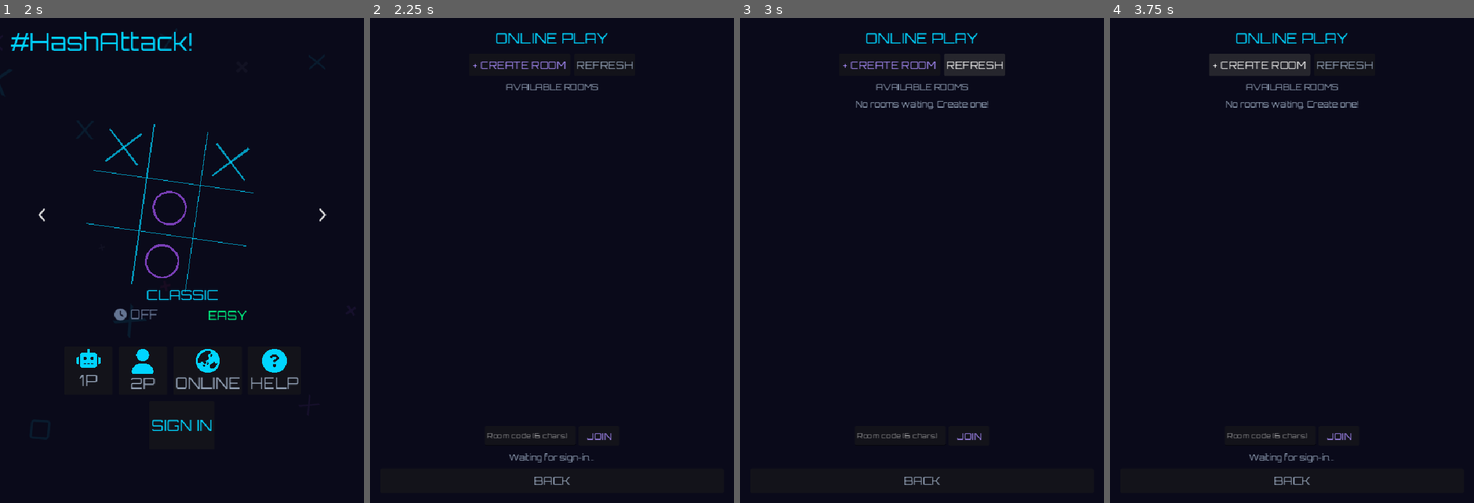
Above: before the commit, frames 1-4 (left to right).
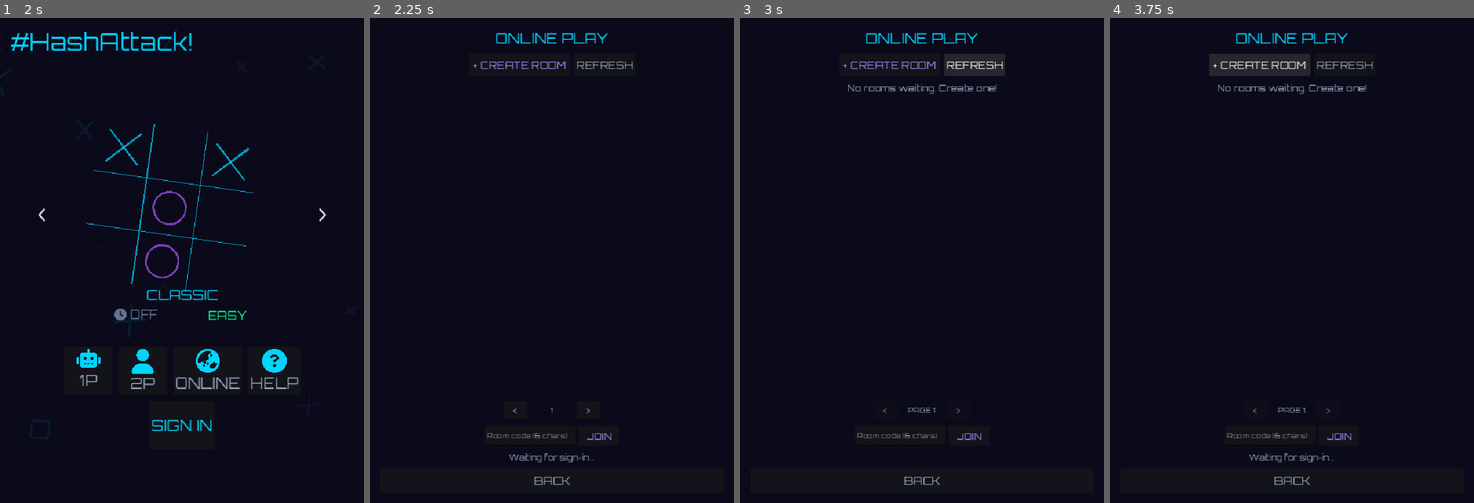
Above: after the commit, the same moments.

Repository: weilies/nexus-arcade
Game: Godot game, scene res://scenes/MainMenu.tscn
Same seed, same stepped clock (60 frames per second), same inputs: the game is played once before the commit and once after it.
Inputs:
- Up to frame 1 (2 s): click "2P" at 0.5 s; click "Home" at 1.25 s
- Up to frame 2 (2.25 s): click "ONLINE" at 2 s
- Up to frame 3 (3 s): click "REFRESH" at 2.75 s
- Up to frame 4 (3.75 s): click "+ CREATE ROOM" at 3.5 s

Frame 1 is identical in both runs. In frame 2, 0.2% of the frame differs, in the area x 37-63%, y 13-82%; in frame 3, 0.6%, in the area x 29-71%, y 13-82%; in frame 4, 0.6%.

Commit message:
feat(hashattack): online polish — POV game-over, finished-room cleanup, lobby UX
GameOver:
- Online/VS_AI now renders from viewer perspective: "YOU WIN!" if you won,
  "<opponent_name> WINS!" otherwise. No separate lose screen. Local 2P still
  uses mark-based labels since both players share the device.

GameBoard:
- Fetches opponent username from public.users via host_id/guest_id on entry
  (polls until both sides present); passes name + own mark into GameOver.
- On game over in ONLINE mode, marks game_rooms.status = 'finished' so the
  room drops out of the lobby list and can't be rejoined as if open.

OnlineLobby:
- Auto-refresh list every 10s (skipped while a modal is open).
- Pagination: 10 rows per page with < / > controls; next disabled when current
  page returns fewer than PAGE_SIZE.
- Removed "AVAILABLE ROOMS" section title, removed per-row SHARE button and
  room_code line (creator still gets SHARE in the WAITING overlay). Bumped row
  fonts ~10% for mobile legibility.
- list_waiting_rooms_async accepts limit + offset.

Co-Authored-By: Claude Sonnet 4.6 (1M context) <noreply@anthropic.com>

Diff:
--- a/games/hashattack/scenes/GameBoard.gd
+++ b/games/hashattack/scenes/GameBoard.gd
@@ -34,6 +34,7 @@
 var _online_waiting: bool = false
 var _waiting_overlay: Control = null
 var _concede_modal: Control = null
+var _opponent_name: String = ""
 var _turn_timer: TurnTimer
 var _bridge: PortalBridge
 var _game_over_fired: bool = false
@@ -182,6 +183,7 @@
 		if _is_host:
 			_show_waiting_overlay()
 			_start_waiting_poll()
+		_fetch_opponent_name()
 	elif Globals.timer_seconds > 0:
 		# VS_AI and LOCAL: start timer immediately (player moves first or AI goes first)
 		_turn_timer.set_duration(Globals.timer_seconds)
@@ -620,6 +622,20 @@
 	btn_share.custom_minimum_size = Vector2(160, 42)
 	btn_share.pressed.connect(_share_room)
 	vb.add_child(btn_share)
+
+func _fetch_opponent_name() -> void:
+	# Poll room until both host_id + guest_id present, then resolve username.
+	while is_inside_tree() and _opponent_name == "":
+		var room: Dictionary = await RoomManager.fetch_room_by_id_async(_supabase_ref, _room_id)
+		if not room.is_empty():
+			var opp_id := str(room.get("guest_id", "")) if _is_host else str(room.get("host_id", ""))
+			if opp_id != "":
+				var raw: Array = await _supabase_ref._async_get(
+					"/rest/v1/users?id=eq.%s&select=username" % opp_id)
+				if raw[0] == 200 and raw[1] is Array and not raw[1].is_empty():
+					_opponent_name = str(raw[1][0].get("username", ""))
+					return
+		await get_tree().create_timer(2.0).timeout
 
 func _hide_waiting_overlay() -> void:
 	if _waiting_overlay:
@@ -1206,7 +1222,14 @@
 				"p_game_mode": Globals.current_game_mode
 			})
 
+	# Online: mark room finished so it disappears from lobby + can't be rejoined.
+	if _mode == Mode.ONLINE and _supabase_ref and _room_id != "":
+		_supabase_ref.patch_row("game_rooms", "id=eq." + _room_id,
+			{"status": "finished"})
+
+	var my_mark := GameState.player_to_str(_player_mark)
 	var game_over = load("res://scenes/GameOver.tscn").instantiate()
 	game_over.setup(winner, _score_x, _score_o, _mode, self,
-		_pts_awarded, Globals.current_streak.get(Globals.current_game_mode, 0))
+		_pts_awarded, Globals.current_streak.get(Globals.current_game_mode, 0),
+		my_mark, _opponent_name)
 	get_tree().root.add_child(game_over)
--- a/games/hashattack/scenes/GameOver.gd
+++ b/games/hashattack/scenes/GameOver.gd
@@ -6,25 +6,43 @@
 var _board_ref: GameBoard
 
 func setup(winner: String, score_x: int, score_o: int, mode: GameBoard.Mode,
-		board: GameBoard, pts_awarded: int = 0, current_streak: int = 0) -> void:
+		board: GameBoard, pts_awarded: int = 0, current_streak: int = 0,
+		my_mark: String = "", opp_name: String = "") -> void:
 	_score_x = score_x
 	_score_o = score_o
 	_mode = mode
 	_board_ref = board
 
-	match winner:
-		"X":
-			$VBoxContainer/LblResult.text = "X WINS!"
-			$VBoxContainer/LblResult.add_theme_color_override("font_color", Color("#00d4ff"))
-			$VBoxContainer/LblSub.text = "X wins the match"
-		"O":
-			$VBoxContainer/LblResult.text = "O WINS!"
-			$VBoxContainer/LblResult.add_theme_color_override("font_color", Color("#a855f7"))
-			$VBoxContainer/LblSub.text = "O wins the match"
-		_:
+	# Online/VS_AI: render from viewer perspective.
+	# Local 2P: keep mark-based since both players share the screen.
+	if mode == GameBoard.Mode.ONLINE or mode == GameBoard.Mode.VS_AI:
+		if winner == "draw":
 			$VBoxContainer/LblResult.text = "DRAW"
 			$VBoxContainer/LblResult.add_theme_color_override("font_color", Color("#94a3b8"))
 			$VBoxContainer/LblSub.text = "No winner this time"
+		elif winner == my_mark:
+			$VBoxContainer/LblResult.text = "YOU WIN!"
+			$VBoxContainer/LblResult.add_theme_color_override("font_color", Color("#00d4ff"))
+			$VBoxContainer/LblSub.text = "Nice match"
+		else:
+			var who: String = opp_name if opp_name != "" else ("AI" if mode == GameBoard.Mode.VS_AI else "Opponent")
+			$VBoxContainer/LblResult.text = "%s WINS!" % who.to_upper()
+			$VBoxContainer/LblResult.add_theme_color_override("font_color", Color("#a855f7"))
+			$VBoxContainer/LblSub.text = "%s wins the match" % who
+	else:
+		match winner:
+			"X":
+				$VBoxContainer/LblResult.text = "X WINS!"
+				$VBoxContainer/LblResult.add_theme_color_override("font_color", Color("#00d4ff"))
+				$VBoxContainer/LblSub.text = "X wins the match"
+			"O":
+				$VBoxContainer/LblResult.text = "O WINS!"
+				$VBoxContainer/LblResult.add_theme_color_override("font_color", Color("#a855f7"))
+				$VBoxContainer/LblSub.text = "O wins the match"
+			_:
+				$VBoxContainer/LblResult.text = "DRAW"
+				$VBoxContainer/LblResult.add_theme_color_override("font_color", Color("#94a3b8"))
+				$VBoxContainer/LblSub.text = "No winner this time"
 
 	if Globals.is_signed_in() and pts_awarded > 0:
 		$VBoxContainer/LblPtsEarned.visible = true
--- a/games/hashattack/scenes/OnlineLobby.gd
+++ b/games/hashattack/scenes/OnlineLobby.gd
@@ -17,6 +17,13 @@
 var _room_code: String = ""
 var _room_game_mode: String = "classic"
 var _room_timer_secs: int = 0
+var _refresh_timer: Timer = null
+var _page: int = 0
+const PAGE_SIZE := 10
+var _btn_prev: Button = null
+var _btn_next: Button = null
+var _lbl_page: Label = null
+var _last_total: int = 0
 
 # UI refs
 var _lbl_status: Label
@@ -77,11 +84,6 @@
 	_btn_refresh.pressed.connect(_refresh_rooms)
 	actions.add_child(_btn_refresh)
 
-	# Section label
-	var section := _mk_label("AVAILABLE ROOMS", 16, MUTED)
-	section.horizontal_alignment = HORIZONTAL_ALIGNMENT_CENTER
-	root.add_child(section)
-
 	# Scrollable room list
 	_scroll = ScrollContainer.new()
 	_scroll.size_flags_vertical = Control.SIZE_EXPAND_FILL
@@ -92,6 +94,36 @@
 	_vbox_rooms.size_flags_horizontal = Control.SIZE_EXPAND_FILL
 	_vbox_rooms.add_theme_constant_override("separation", 6)
 	_scroll.add_child(_vbox_rooms)
+
+	# Pagination row
+	var page_row := HBoxContainer.new()
+	page_row.add_theme_constant_override("separation", 8)
+	page_row.alignment = BoxContainer.ALIGNMENT_CENTER
+	root.add_child(page_row)
+
+	_btn_prev = _mk_button("<", 18, MUTED)
+	_btn_prev.custom_minimum_size = Vector2(48, 36)
+	_btn_prev.pressed.connect(func():
+		if _page > 0:
+			_page -= 1
+			_refresh_rooms()
+	)
+	page_row.add_child(_btn_prev)
+
+	_lbl_page = _mk_label("1", 14, MUTED)
+	_lbl_page.custom_minimum_size = Vector2(80, 36)
+	_lbl_page.horizontal_alignment = HORIZONTAL_ALIGNMENT_CENTER
+	_lbl_page.vertical_alignment = VERTICAL_ALIGNMENT_CENTER
+	page_row.add_child(_lbl_page)
+
+	_btn_next = _mk_button(">", 18, MUTED)
+	_btn_next.custom_minimum_size = Vector2(48, 36)
+	_btn_next.pressed.connect(func():
+		if _last_total == PAGE_SIZE:
+			_page += 1
+			_refresh_rooms()
+	)
+	page_row.add_child(_btn_next)
 
 	# Join by code row
 	var code_row := HBoxContainer.new()
@@ -140,6 +172,20 @@
 		_auto_join_by_code(url_code)
 	else:
 		_refresh_rooms()
+		_start_auto_refresh()
+
+func _start_auto_refresh() -> void:
+	if _refresh_timer != null:
+		return
+	_refresh_timer = Timer.new()
+	_refresh_timer.wait_time = 10.0
+	_refresh_timer.autostart = true
+	_refresh_timer.timeout.connect(func():
+		# Skip while a modal is open to avoid interrupting user
+		if _modal == null:
+			_refresh_rooms()
+	)
+	add_child(_refresh_timer)
 
 # ── Room list ─────────────────────────────────────────────────────────────────
 
@@ -147,23 +193,34 @@
 	_set_status("Loading rooms...")
 	for c in _vbox_rooms.get_children():
 		c.queue_free()
-	var rooms: Array = await RoomManager.list_waiting_rooms_async(Globals.supabase)
+	var rooms: Array = await RoomManager.list_waiting_rooms_async(
+		Globals.supabase, PAGE_SIZE, _page * PAGE_SIZE)
 	var my_id := _get_user_id_from_jwt(Globals.jwt)
 	var shown := 0
 	for r in rooms:
 		var host_id := str(r.get("host_id", ""))
-		# Skip rooms with no host (data anomaly) but show own rooms (for "rejoin").
 		if host_id.is_empty():
 			continue
 		_add_room_row(r, host_id == my_id)
 		shown += 1
+	_last_total = shown
 	if shown == 0:
-		var empty := _mk_label("No rooms waiting. Create one!", 16, MUTED)
+		var empty := _mk_label("No rooms waiting. Create one!", 18, MUTED)
 		empty.horizontal_alignment = HORIZONTAL_ALIGNMENT_CENTER
 		_vbox_rooms.add_child(empty)
 		_set_status("")
 	else:
 		_set_status("%d room(s)" % shown)
+	# Update page controls
+	if _lbl_page:
+		_lbl_page.text = "PAGE %d" % (_page + 1)
+	if _btn_prev:
+		_btn_prev.disabled = _page == 0
+		_btn_prev.add_theme_color_override("font_color", MUTED if _page == 0 else ACCENT)
+	if _btn_next:
+		var has_next := shown == PAGE_SIZE
+		_btn_next.disabled = not has_next
+		_btn_next.add_theme_color_override("font_color", ACCENT if has_next else MUTED)
 
 func _add_room_row(room: Dictionary, is_mine: bool) -> void:
 	var panel := PanelContainer.new()
@@ -193,34 +250,28 @@
 	name_line.add_theme_constant_override("separation", 6)
 	info.add_child(name_line)
 
-	var name_lbl := _mk_label(str(room.get("room_name", "Room")), 18, TEXT)
+	var name_lbl := _mk_label(str(room.get("room_name", "Room")), 20, TEXT)
 	name_line.add_child(name_lbl)
 
 	var is_private: bool = bool(room.get("is_private", false))
-	var tag_lbl := _mk_label("[PRIVATE]" if is_private else "[PUBLIC]", 13,
+	var tag_lbl := _mk_label("[PRIVATE]" if is_private else "[PUBLIC]", 14,
 		PURPLE if is_private else CYAN)
 	name_line.add_child(tag_lbl)
 
 	var game_mode_raw := str(room.get("game_mode", "classic"))
 	var timer_lbl := str(room.get("timer_label", "OFF"))
 	var mode_display := game_mode_raw.to_upper()
-	var sub := _mk_label("%s | %s | %s" % [mode_display, timer_lbl, str(room.get("room_code", "?"))], 12, MUTED)
+	var sub := _mk_label("%s | %s" % [mode_display, timer_lbl], 14, MUTED)
 	sub.autowrap_mode = TextServer.AUTOWRAP_OFF
 	info.add_child(sub)
 
 	var room_id := str(room.get("id", ""))
 	var room_code := str(room.get("room_code", ""))
 
-	# SHARE button — copy code / native share
-	var btn_share := _mk_button("SHARE", 14, MUTED)
-	btn_share.custom_minimum_size = Vector2(72, 40)
-	btn_share.pressed.connect(func(): _share_room_code(room_code))
-	row.add_child(btn_share)
-
 	# Action button
 	var btn_text := "REJOIN" if is_mine else ("UNLOCK" if is_private else "JOIN")
-	var btn := _mk_button(btn_text, 16, ACCENT if not is_mine else CYAN)
-	btn.custom_minimum_size = Vector2(88, 40)
+	var btn := _mk_button(btn_text, 18, ACCENT if not is_mine else CYAN)
+	btn.custom_minimum_size = Vector2(96, 44)
 	if is_mine:
 		btn.pressed.connect(func(): _enter_as_host(room_id, room_code))
 	elif is_private:
--- a/games/hashattack/scripts/RoomManager.gd
+++ b/games/hashattack/scripts/RoomManager.gd
@@ -73,8 +73,8 @@
 	return {}
 
 # Returns array of joinable rooms (status=waiting AND no guest yet, newest first).
-static func list_waiting_rooms_async(sb: SupabaseClient) -> Array:
-	var path := "/rest/v1/game_rooms?game_slug=eq.%s&status=eq.waiting&guest_id=is.null&select=id,room_code,room_name,is_private,host_id,game_mode,timer_label,created_at&order=created_at.desc" % GAME_SLUG
+static func list_waiting_rooms_async(sb: SupabaseClient, limit: int = 10, offset: int = 0) -> Array:
+	var path := "/rest/v1/game_rooms?game_slug=eq.%s&status=eq.waiting&guest_id=is.null&select=id,room_code,room_name,is_private,host_id,game_mode,timer_label,created_at&order=created_at.desc&limit=%d&offset=%d" % [GAME_SLUG, limit, offset]
 	var raw: Array = await sb._async_get(path)
 	if raw[0] == 200 and raw[1] is Array:
 		return raw[1]
Not shown, changed: portal/public/games/hashattack/index.html
Not shown, changed: portal/public/games/hashattack/index.pck
